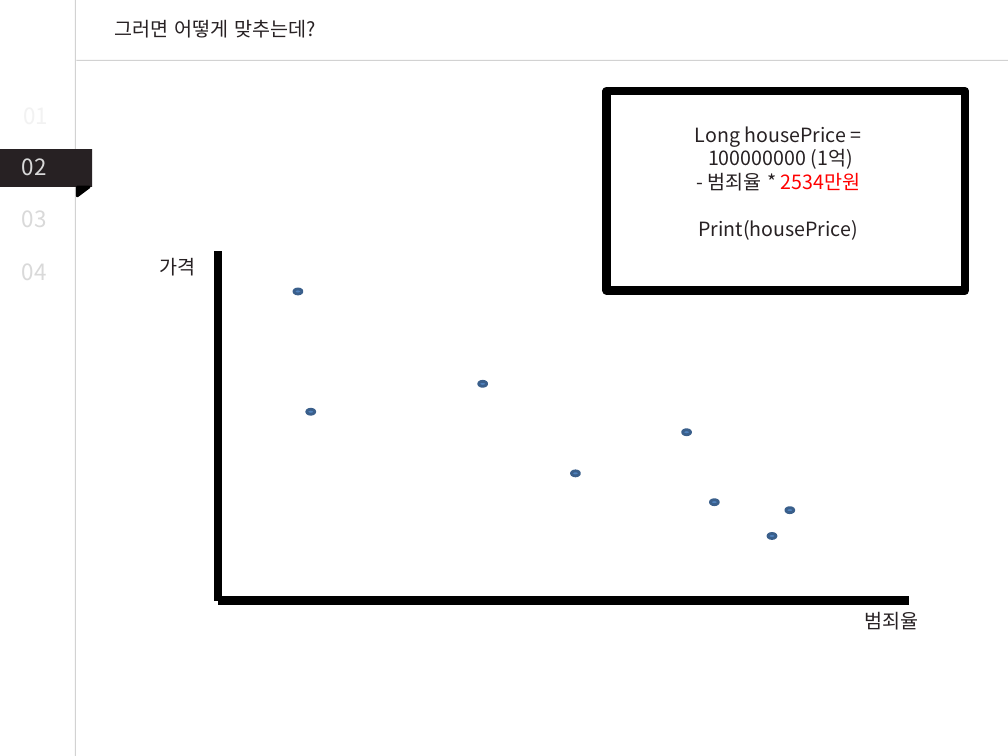
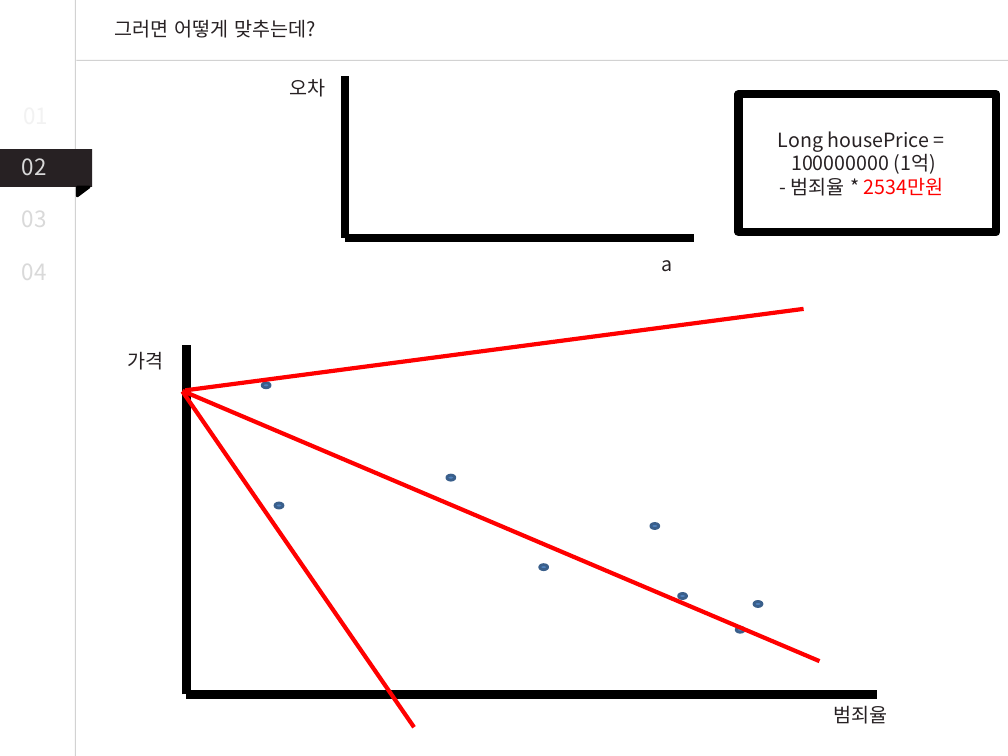
Before and after one commit to LemonDouble/TIL, a slide deck: slide 31 of study/ML_basic.pptx (slide 30 before the commit). Drawn at 1008x756 pixels with LibreOffice and Linux fonts; fonts in the diff are those of the drawing. Boxes give left, top, right and bottom in pixels: in the first picture for what was removed or moved away, otherwise in the second. Text is boxed around its words. In the diff, an @@ line names an element or a change of style, - is before the commit and + after.

```diff
--- a/study/ML_basic.pptx
+++ b/study/ML_basic.pptx
@@ text added at bbox=[290, 78, 326, 97], 14 pt, text #272123 @@
+오차
@@ line added from (346, 238) to (346, 77), #000000 6 pt @@
@@ rectangle: place and size @@
-rectangle at bbox=[607, 91, 965, 290]
+rectangle at bbox=[739, 94, 996, 232]
@@ text "Long housePrice =": place and size @@
-text "Long housePrice =" at bbox=[695, 126, 861, 240]
+text "Long housePrice =" at bbox=[778, 131, 944, 196]
@@ line added from (346, 238) to (695, 238), #000000 6 pt @@
@@ text at bbox=[698, 220, 858, 240]: paragraph removed @@
-Print(housePrice)
@@ text added at bbox=[662, 260, 673, 272], 14 pt, text #272123 @@
+a
@@ line added from (185, 390) to (803, 308), #FF0000 3 pt @@
@@ line added from (182, 391) to (820, 661), #FF0000 3 pt @@
@@ line added from (182, 391) to (414, 727), #FF0000 3 pt @@
@@ 2 ellipses, 2 lines: place and size @@
-2 ellipses, 2 lines at bbox=[219, 251, 909, 601]
+2 ellipses, 2 lines at bbox=[186, 345, 877, 695]
@@ 6 ellipses, 2 texts: place and size @@
-6 ellipses, 2 texts at bbox=[159, 257, 919, 630]
+6 ellipses, 2 texts at bbox=[128, 351, 887, 724]
```
Also in this commit, not shown: 4 other slides changed, 2 slides added.
